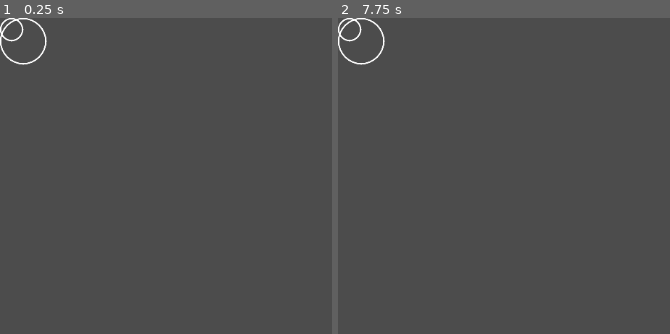
Above: before the commit, frames 1-2 (left to right).
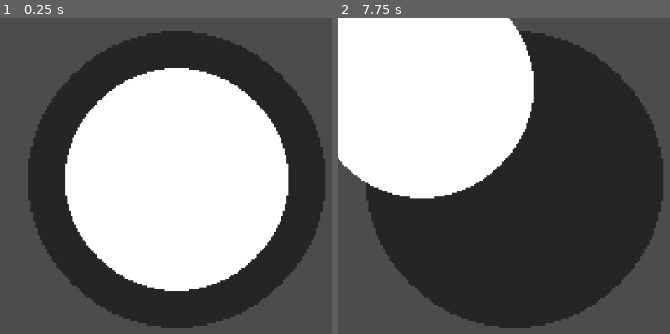
Above: after the commit, the same moments.

Repository: RudyFisher7/Terminal
Game: Godot game, scene res://TouchScreenJoystick.tscn
The game is run twice, just before and just after one commit, with the same random seed, the same clock (stepped at 60 frames per second) and the same inputs. This scene is started directly instead of the project's main scene.
Inputs (mouse positions are in pixels of both pictures, inside the frame that each line leads up to):
- Up to frame 1 (0.25 s): no input
- Up to frame 2 (7.75 s): click (361, 40) at 0.52 s; click (347, 30) at 1.27 s; click (361, 40) at 2.02 s; click (347, 30) at 2.77 s; click (361, 40) at 3.52 s; click (347, 30) at 4.27 s; tap Enter at 5, 6.5 s; move the mouse to (outside the picture) at 5.02 s; click (outside the picture) at 5.17 s; tap Space at 5.75, 7.25 s; drag from (577, 264) to (outside the picture) at 5.77 s; move the mouse to (outside the picture) at 6.52 s; click (outside the picture) at 6.67 s; drag from (outside the picture) to (497, 176) at 7.27 s

The runs differ from the first frame. In frame 1, 66% of the frame differs, in the area x 0-98%, y 0-99%; in frame 2, 76%.

Commit message:
Worked more on implementing touch screen joystick. Created necessary sprites. Joystick is visible on screen as is drag-able. The functionality is still not all as desired for a typical touch screen joystick however. Also, not sure how the current imput handling will work alongside the 3D camera rotation on screen drag implementation.

Diff:
--- /dev/null
+++ b/Joystick.gd
@@ -0,0 +1,32 @@
+extends Area2D
+
+# TODO
+#####################################################################
+# Encapsulates a touch screen joystick
+#####################################################################
+
+
+
+var max_pos_length : float = 128.0
+
+
+
+func _on_Area2D_input_event(viewport, event, shape_idx):
+	if event is InputEventScreenDrag:
+		var new_pos_x : float = position.x + event.relative.x
+		new_pos_x = clamp(new_pos_x, -max_pos_length, max_pos_length)
+
+		var new_pos_y : float = position.y + event.relative.y
+		new_pos_y = clamp(new_pos_y, -max_pos_length, max_pos_length)
+
+		var new_pos : = Vector2(new_pos_x, new_pos_y)
+
+		position = new_pos
+
+		get_tree().set_input_as_handled()
+
+	elif event is InputEventScreenTouch:
+		if !event.pressed:
+			position = Vector2.ZERO
+
+			get_tree().set_input_as_handled()
--- a/TouchScreenJoystick.tscn
+++ b/TouchScreenJoystick.tscn
@@ -1,35 +1,27 @@
-[gd_scene load_steps=4 format=2]
+[gd_scene load_steps=5 format=2]
 
-[ext_resource path="res://TouchScreenJoystickHover.tres" type="StyleBox" id=1]
+[ext_resource path="res://assets/2D/joystick.png" type="Texture" id=1]
+[ext_resource path="res://assets/2D/joystick-base.png" type="Texture" id=2]
+[ext_resource path="res://Joystick.gd" type="Script" id=3]
 
-[sub_resource type="StyleBoxFlat" id=2]
-corner_radius_top_left = 32
-corner_radius_top_right = 32
-corner_radius_bottom_right = 32
-corner_radius_bottom_left = 32
+[sub_resource type="CircleShape2D" id=1]
+radius = 156.0
 
-[sub_resource type="StyleBoxEmpty" id=4]
+[node name="TouchScreenJoystick" type="Node2D"]
+position = Vector2( 244, 223 )
 
-[node name="TouchScreenJoystick" type="Control"]
-anchor_right = 1.0
-anchor_bottom = 1.0
+[node name="JoystickBase" type="Sprite" parent="."]
+scale = Vector2( 0.2, 0.2 )
+texture = ExtResource( 2 )
 
-[node name="Button" type="Button" parent="."]
-margin_right = 64.0
-margin_bottom = 64.0
-rect_pivot_offset = Vector2( 32, 32 )
-custom_styles/hover = ExtResource( 1 )
-custom_styles/pressed = SubResource( 2 )
-custom_styles/focus = SubResource( 4 )
-custom_styles/normal = ExtResource( 1 )
-action_mode = 0
+[node name="Area2D" type="Area2D" parent="."]
+script = ExtResource( 3 )
 
-[node name="Button2" type="Button" parent="Button"]
-margin_right = 32.0
-margin_bottom = 32.0
-rect_pivot_offset = Vector2( 16, 16 )
-custom_styles/hover = ExtResource( 1 )
-custom_styles/pressed = SubResource( 2 )
-custom_styles/focus = SubResource( 4 )
-custom_styles/normal = ExtResource( 1 )
-action_mode = 0
+[node name="Joystick" type="Sprite" parent="Area2D"]
+scale = Vector2( 0.15, 0.15 )
+texture = ExtResource( 1 )
+
+[node name="CollisionShape2D" type="CollisionShape2D" parent="Area2D"]
+shape = SubResource( 1 )
+
+[connection signal="input_event" from="Area2D" to="Area2D" method="_on_Area2D_input_event"]
Binary file added: assets/2D/joystick-base.png
Not shown, added: assets/2D/joystick-base.png.import
Binary file added: assets/2D/joystick.png
Not shown, added: assets/2D/joystick.png.import
